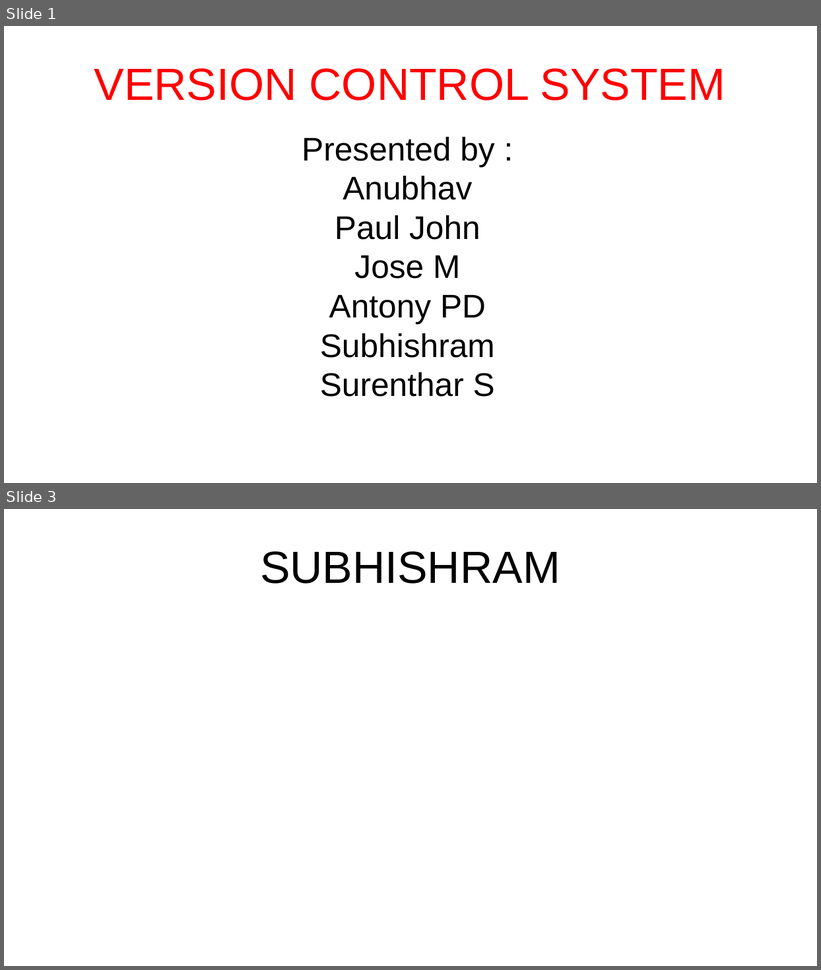
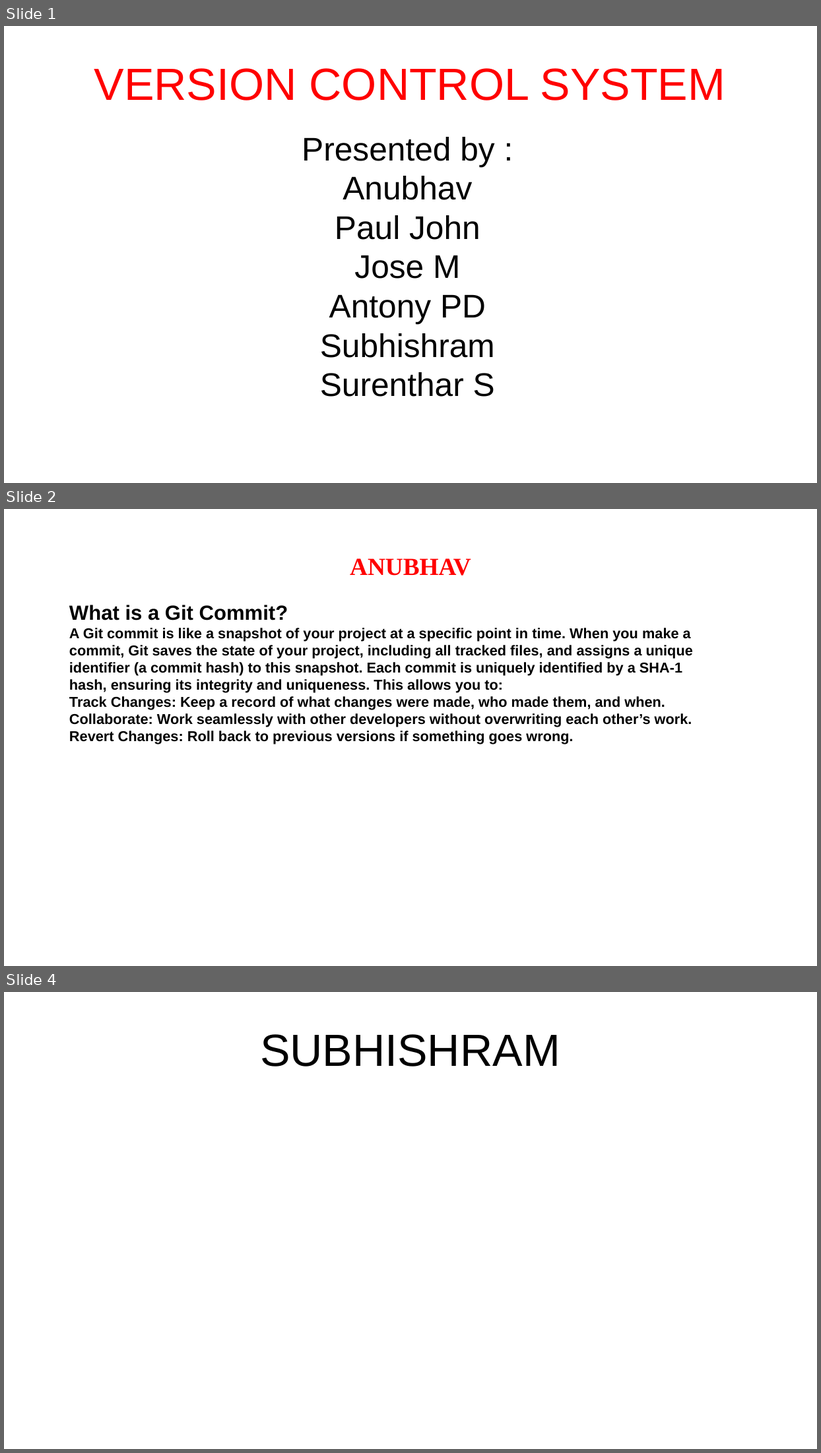
Before and after one commit to anubhavAnora/presentation, a slide deck: Presentation.odp. Shown one above the other, each under a label of ours: slides 1 and 3 before the commit, slides 1, 2 and 4 after it; the slides between them are not shown. The pictures are 821x970 and 821x1453 pixels, drawn with LibreOffice and Linux fonts; fonts in the diff are those of the drawing. Boxes give left, top, right and bottom in pixels: in the first picture for what was removed or moved away, otherwise in the second. Text is boxed around its words. In the diff, an @@ line names an element or a change of style, - is before the commit and + after.

Commit message:
adding file to anubhav

```diff
--- a/Presentation.odp
+++ b/Presentation.odp
@@ slide 2 added at <box>4,509,817,966</box>, background #FFFFFF @@
@@ title added at <box>350,559,471,576</box>, 24 pt, text #FF0000, bold @@
+ANUBHAV
@@ text added at <box>69,605,693,745</box>, 14 pt, text #000000, bold @@
+What is a Git Commit?
+A Git commit is like a snapshot of your project at a specific point in time. When you make a commit, Git saves the state of your project, including all tracked files, and assigns a unique identifier (a commit hash) to this snapshot. Each commit is uniquely identified by a SHA-1 hash, ensuring its integrity and uniqueness. This allows you to:
+Track Changes: Keep a record of what changes were made, who made them, and when.
+Collaborate: Work seamlessly with other developers without overwriting each other’s work.
+Revert Changes: Roll back to previous versions if something goes wrong.
@@ what was slide 3 is now slide 4 @@
```
Also in this commit, not shown: 2 other slides added, 2 slides removed.
